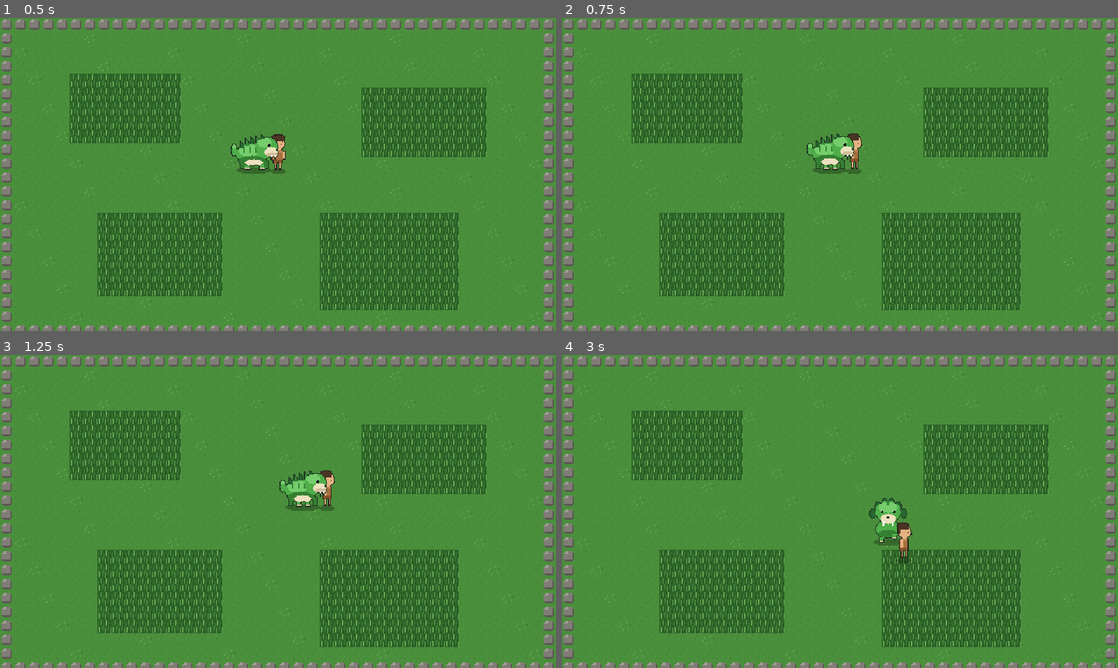
Above: before the commit, frames 1-4 (two rows, left to right).
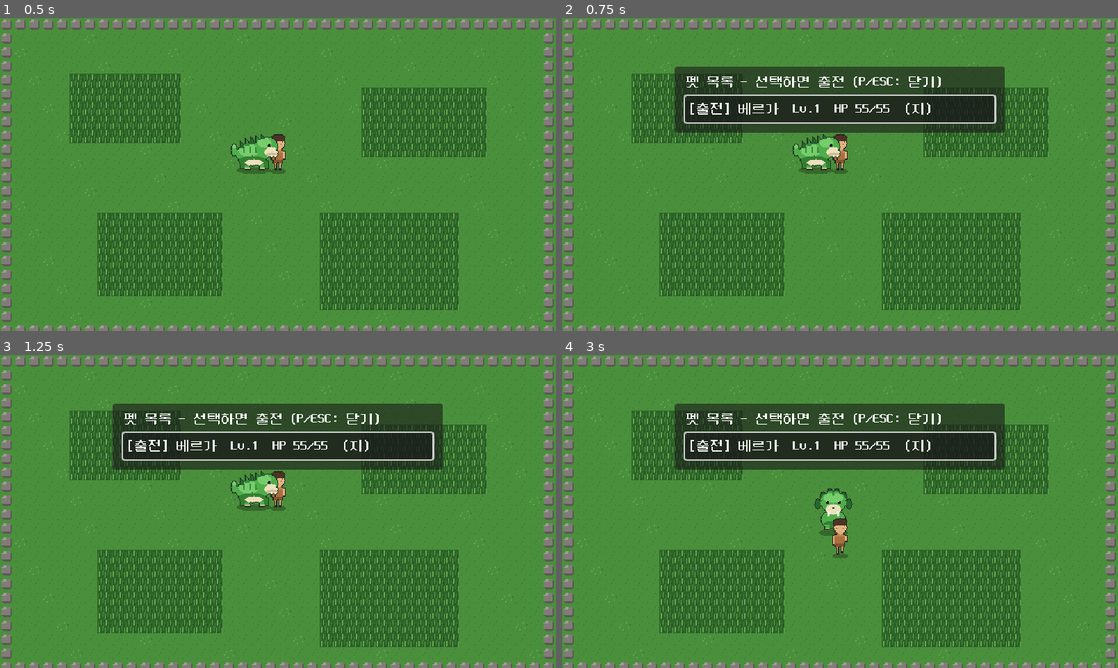
Above: after the commit, the same moments.

Repository: JunLee8108/Stoneage
Game: Godot game, scene res://field.tscn
The game is run twice, just before and just after one commit, with the same random seed, the same clock (stepped at 60 frames per second) and the same inputs.
Inputs (mouse positions are in pixels of both pictures, inside the frame that each line leads up to):
- Up to frame 1 (0.5 s): no input
- Up to frame 2 (0.75 s): tap Enter at 0.5 s; hold Right (move_right) from 0.53 s (still down); hold P (open_pets, bound only after the commit) from 0.53 s (still down)
- Up to frame 3 (1.25 s): keep holding Right (move_right); keep holding P (open_pets, bound only after the commit)
- Up to frame 4 (3 s): release Right (move_right) at 1.25 s; release P (open_pets, bound only after the commit) at 1.25 s; click (840, 445) at 1.25 s, where only the run after the commit has a clickable "[출전] 베르가 Lv.1 HP 55/55 (지)"; tap Space at 2 s; hold Down (move_down) 2.03-2.78 s; tap P (open_pets, bound only after the commit) at 2.1 s; hold Right (move_right) from 2.78 s (still down); hold P (open_pets, bound only after the commit) from 2.78 s (still down)

Frame 1 is identical in both runs. In frame 2, 14% of the frame differs, in the area x 20-80%, y 15-50%; in frame 3, 14%; in frame 4, 14%, in the area x 20-80%, y 15-67%.

Commit message:
펫 목록/출전 교체 UI: P키 메뉴, 선택 즉시 교체·저장, 필드 동행 펫 동기화
- P키(또는 목록에서 P/ESC로 닫기)로 펫 목록 열기, 열린 동안 게임 일시정지
- 보유 펫 이름/레벨/HP/속성 표시, [출전] 마커
- 선택 시 active_pet 교체 + 자동 저장, 필드 동행 펫 외형과 전투 출전 펫에 즉시 반영

Co-Authored-By: Claude Fable 5 <noreply@anthropic.com>
Claude-Session: https://claude.ai/code/session_019nLczVo6RGNCtNR613NpEv

Diff:
--- a/field.tscn
+++ b/field.tscn
@@ -1,9 +1,10 @@
-[gd_scene load_steps=5 format=3 uid="uid://cvvs2tewt4d51"]
+[gd_scene load_steps=6 format=3 uid="uid://cvvs2tewt4d51"]
 
 [ext_resource type="Script" uid="uid://bfieldgd5mk2t" path="res://scripts/field.gd" id="1_field"]
 [ext_resource type="TileSet" uid="uid://dg5wq1nbveh3o" path="res://assets/tiles/grass_tileset.tres" id="1_tileset"]
 [ext_resource type="PackedScene" uid="uid://b7ju6smfq2xnd" path="res://player.tscn" id="2_player"]
 [ext_resource type="PackedScene" uid="uid://dpetscn8vq2xn" path="res://pet.tscn" id="3_pet"]
+[ext_resource type="PackedScene" uid="uid://bpetmenu7x2kt" path="res://pet_menu.tscn" id="4_menu"]
 
 [node name="Field" type="Node2D"]
 y_sort_enabled = true
@@ -19,3 +20,5 @@
 [node name="Pet" parent="." instance=ExtResource("3_pet") node_paths=PackedStringArray("target")]
 position = Vector2(284, 176)
 target = NodePath("../Player")
+
+[node name="PetMenu" parent="." instance=ExtResource("4_menu")]
--- /dev/null
+++ b/pet_menu.tscn
@@ -0,0 +1,29 @@
+[gd_scene load_steps=2 format=3 uid="uid://bpetmenu7x2kt"]
+
+[ext_resource type="Script" uid="uid://dpetmenugd2kt" path="res://scripts/pet_menu.gd" id="1_menu"]
+
+[node name="PetMenu" type="CanvasLayer"]
+process_mode = 2
+visible = false
+script = ExtResource("1_menu")
+
+[node name="Panel" type="PanelContainer" parent="."]
+offset_left = 130.0
+offset_top = 56.0
+offset_right = 510.0
+offset_bottom = 130.0
+
+[node name="Margin" type="MarginContainer" parent="Panel"]
+theme_override_constants/margin_left = 12
+theme_override_constants/margin_top = 10
+theme_override_constants/margin_right = 12
+theme_override_constants/margin_bottom = 12
+
+[node name="VBox" type="VBoxContainer" parent="Panel/Margin"]
+theme_override_constants/separation = 8
+
+[node name="Title" type="Label" parent="Panel/Margin/VBox"]
+text = "펫 목록 - 선택하면 출전 (P/ESC: 닫기)"
+
+[node name="Rows" type="VBoxContainer" parent="Panel/Margin/VBox"]
+theme_override_constants/separation = 4
--- a/project.godot
+++ b/project.godot
@@ -34,6 +34,11 @@
 
 [input]
 
+open_pets={
+"deadzone": 0.2,
+"events": [Object(InputEventKey,"resource_local_to_scene":false,"resource_name":"","device":-1,"window_id":0,"alt_pressed":false,"shift_pressed":false,"ctrl_pressed":false,"meta_pressed":false,"pressed":false,"keycode":0,"physical_keycode":80,"key_label":0,"unicode":0,"location":0,"echo":false,"script":null)
+]
+}
 move_up={
 "deadzone": 0.2,
 "events": [Object(InputEventKey,"resource_local_to_scene":false,"resource_name":"","device":-1,"window_id":0,"alt_press …(195 unchanged characters)…
--- a/scripts/field.gd
+++ b/scripts/field.gd
@@ -9,6 +9,7 @@
 @onready var ground: TileMapLayer = $Ground
 @onready var player: CharacterBody2D = $Player
 @onready var pet: Node2D = $Pet
+@onready var pet_menu: CanvasLayer = $PetMenu
 
 var _last_tile := Vector2i(-9999, -9999)
 
@@ -16,6 +17,21 @@
 	player.global_position = GameState.player_field_position
 	pet.global_position = player.global_position + Vector2(-36, 0)
 	_last_tile = _player_tile()
+	_sync_follower_species()
+	pet_menu.active_changed.connect(_sync_follower_species)
+
+
+func _unhandled_input(event: InputEvent) -> void:
+	if event.is_action_pressed("open_pets") and not get_tree().paused:
+		pet_menu.open()
+		get_viewport().set_input_as_handled()
+
+
+## 필드 동행 펫 외형을 출전 펫과 일치시킨다.
+func _sync_follower_species() -> void:
+	var active: PetInstance = GameState.active_pet()
+	if active:
+		pet.set_species(active.species)
 
 
 func _physics_process(_delta: float) -> void:
--- a/scripts/pet_follower.gd
+++ b/scripts/pet_follower.gd
@@ -13,7 +13,13 @@
 var facing := "down"
 
 func _ready() -> void:
-	if species and species.walk_frames:
+	set_species(species)
+
+
+## 출전 펫 교체 시 외형 갱신용.
+func set_species(new_species: PetSpecies) -> void:
+	species = new_species
+	if species and species.walk_frames and sprite:
 		sprite.sprite_frames = species.walk_frames
 
 
--- /dev/null
+++ b/scripts/pet_menu.gd
@@ -0,0 +1,64 @@
+extends CanvasLayer
+
+## 보유 펫 목록 / 출전 펫 교체 메뉴. 열리는 동안 게임은 일시정지된다.
+
+signal active_changed
+
+const ELEMENT_NAMES := {
+	PetSpecies.Element.EARTH: "지",
+	PetSpecies.Element.WATER: "수",
+	PetSpecies.Element.FIRE: "화",
+	PetSpecies.Element.WIND: "풍",
+}
+
+@onready var rows_box: VBoxContainer = $Panel/Margin/VBox/Rows
+
+
+func open() -> void:
+	_rebuild()
+	visible = true
+	get_tree().paused = true
+	if rows_box.get_child_count() > 0:
+		(rows_box.get_child(0) as Button).grab_focus()
+
+
+func close() -> void:
+	visible = false
+	get_tree().paused = false
+
+
+func _unhandled_input(event: InputEvent) -> void:
+	if not visible:
+		return
+	if event.is_action_pressed("open_pets") or event.is_action_pressed("ui_cancel"):
+		close()
+		get_viewport().set_input_as_handled()
+
+
+func _rebuild() -> void:
+	for child in rows_box.get_children():
+		rows_box.remove_child(child)
+		child.queue_free()
+	for i in GameState.pets.size():
+		var pet: PetInstance = GameState.pets[i]
+		var row := Button.new()
+		row.custom_minimum_size = Vector2(340, 30)
+		row.alignment = HORIZONTAL_ALIGNMENT_LEFT
+		var marker := "[출전] " if i == GameState.active_pet_index else "       "
+		row.text = "%s%s  Lv.%d  HP %d/%d  (%s)" % [
+			marker, pet.display_name(), pet.level,
+			pet.current_hp, pet.max_hp(),
+			ELEMENT_NAMES.get(pet.species.element, "?"),
+		]
+		row.pressed.connect(_on_row_pressed.bind(i))
+		rows_box.add_child(row)
+
+
+func _on_row_pressed(index: int) -> void:
+	if GameState.active_pet_index != index:
+		GameState.active_pet_index = index
+		GameState.save_game()
+		active_changed.emit()
+	_rebuild()
+	if index < rows_box.get_child_count():
+		(rows_box.get_child(index) as Button).grab_focus()
Not shown, added: scripts/pet_menu.gd.uid
